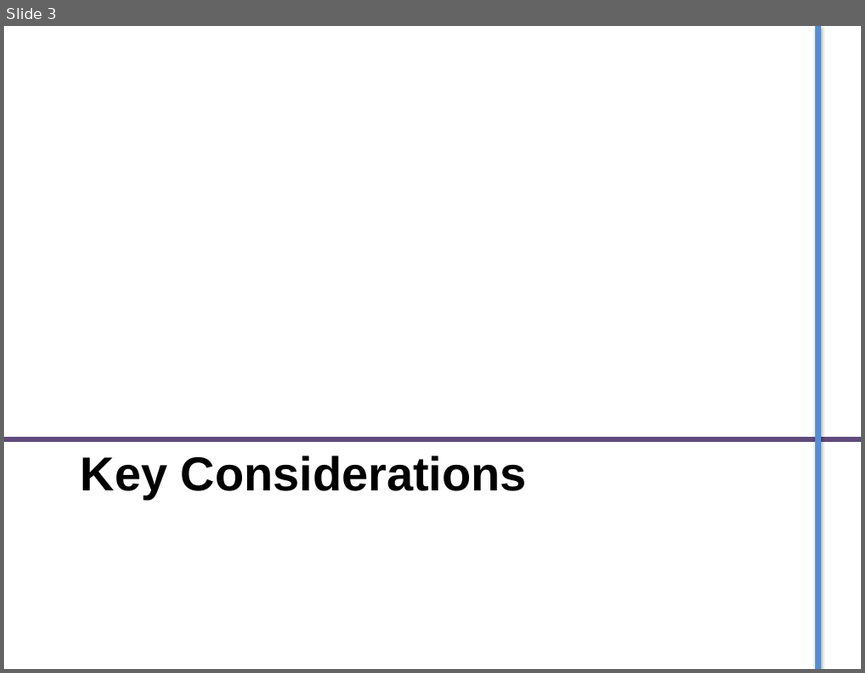
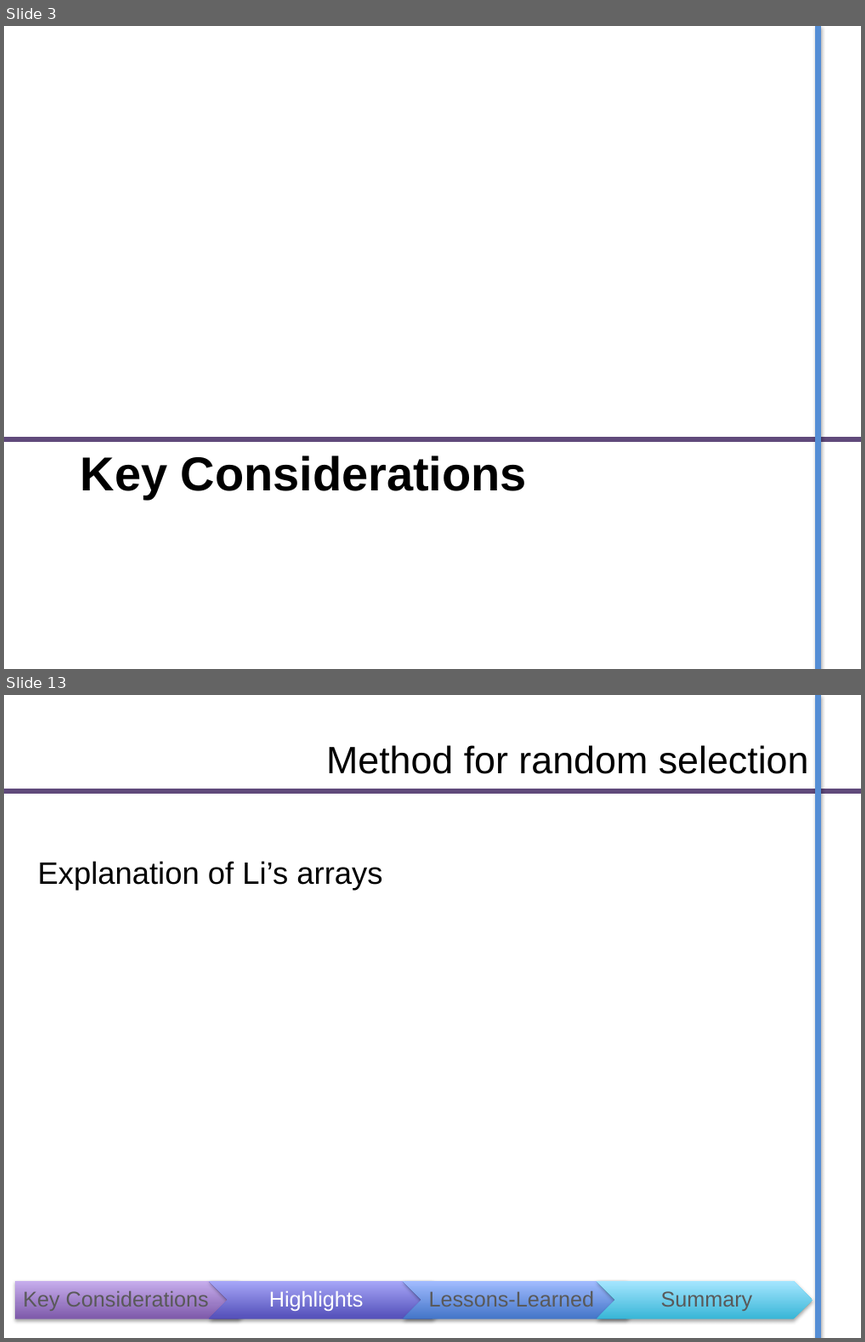
Before and after one commit to GP-Genie-Team/GPGenie, a slide deck: ProjectDoc/Project PPT.pptx. Shown one above the other, each under a label of ours: slide 3 before the commit, slides 3 and 13 after it; the slides between them are not shown. The pictures are 865x673 and 865x1342 pixels, drawn with LibreOffice and Linux fonts; fonts in the diff are those of the drawing. Boxes give left, top, right and bottom in pixels: in the first picture for what was removed or moved away, otherwise in the second. Text is boxed around its words. In the diff, an @@ line names an element or a change of style, - is before the commit and + after.

```diff
--- a/ProjectDoc/Project PPT.pptx
+++ b/ProjectDoc/Project PPT.pptx
@@ slide 13 added at bbox=[4, 695, 861, 1338], background #FFFFFF; not listed: 1 template element that a slide beside it also shows @@
@@ title added at bbox=[326, 745, 809, 774], 32 pt, text #000000 @@
+Method for random selection
@@ line added from (4, 791) to (861, 791), #604A7B 4.5 pt @@
@@ text added at bbox=[38, 861, 382, 891], 26 pt, text #000000 @@
+Explanation of Li’s arrays
@@ pentagon arrow added at bbox=[14, 1280, 256, 1318], fill gradient #7F5BAB to #C8B0ED @@
@@ chevron added at bbox=[209, 1280, 451, 1318], fill gradient #544FBA to #AAA7F8 @@
@@ chevron added at bbox=[403, 1280, 645, 1318], fill gradient #4476C9 to #A4BDFF @@
@@ chevron added at bbox=[596, 1280, 812, 1318], fill gradient #39B7D8 to #A7E6FF @@
@@ text added at bbox=[23, 1291, 209, 1310], 18 pt, text #595959 @@
+Key Considerations
@@ text added at bbox=[269, 1291, 364, 1311], 18 pt, text #FFFFFF @@
+Highlights
@@ text added at bbox=[429, 1291, 595, 1306], 18 pt, text #595959 @@
+Lessons-Learned
@@ text added at bbox=[661, 1291, 753, 1310], 18 pt, text #595959 @@
+Summary
```
Also in this commit, not shown: 21 other slides added, 1 slide removed, 1 other file.
